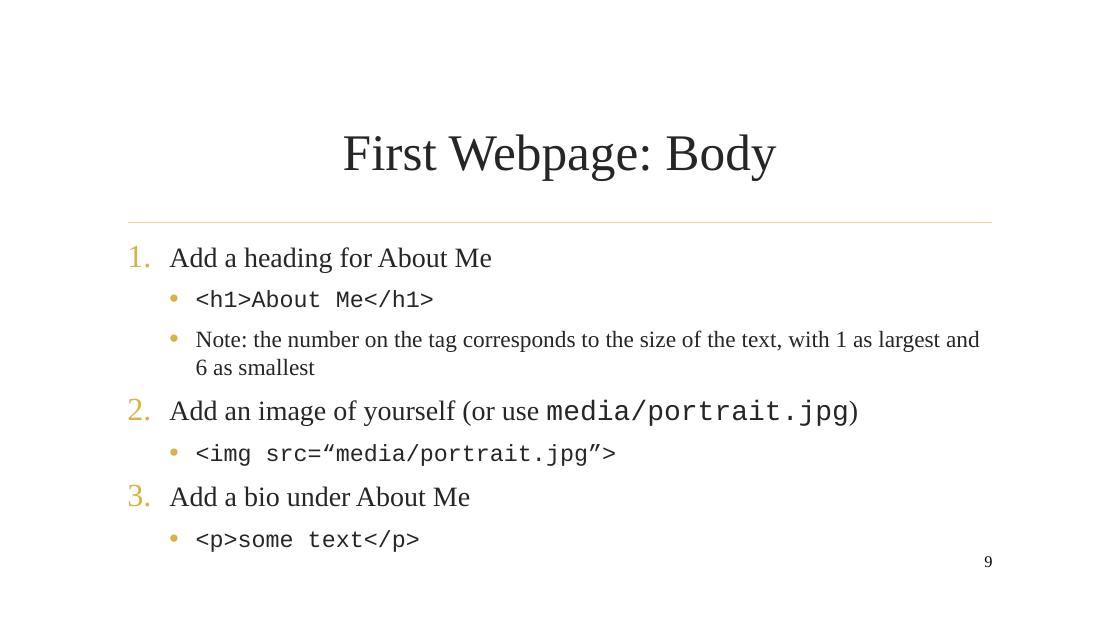
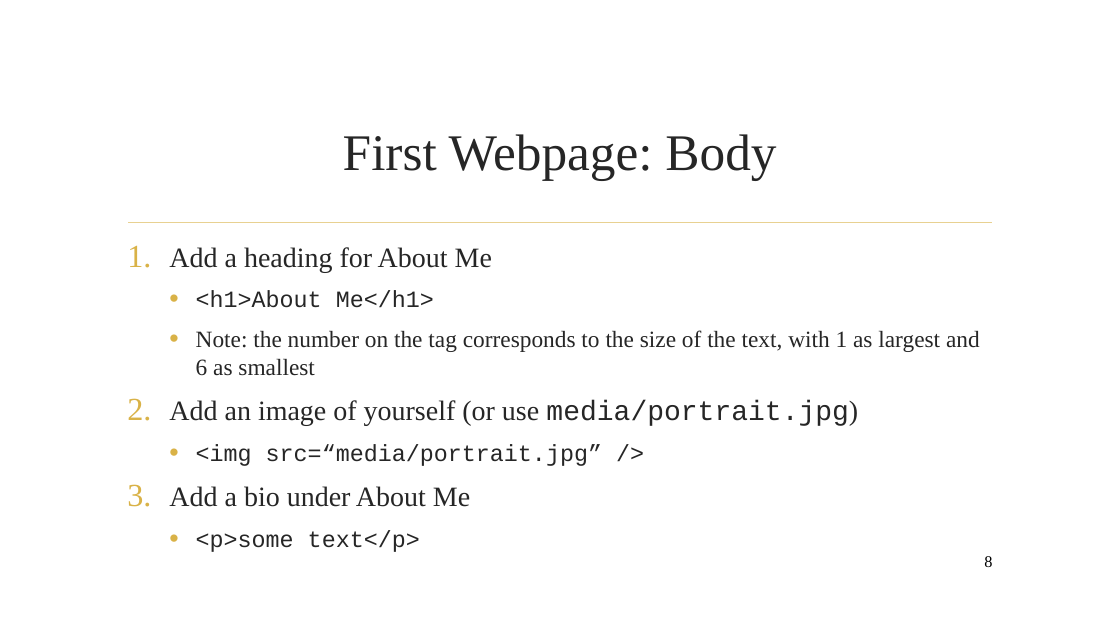
Before and after one commit to AADeLucia/beginner_web_tutorial, a slide deck: slide 8 of website_tutorial_beginner.pptx (slide 9 before the commit). Drawn at 1120x630 pixels with LibreOffice and Linux fonts; fonts in the diff are those of the drawing; background and template pictures are left out. Boxes give left, top, right and bottom in pixels: in the first picture for what was removed or moved away, otherwise in the second. Text is boxed around its words. In the diff, an @@ line names an element or a change of style, - is before the commit and + after.

```diff
--- a/website_tutorial_beginner.pptx
+++ b/website_tutorial_beginner.pptx
@@ text at <box>196,444,602,466</box>: text changed @@
-  • <img src=“media/portrait.jpg”>
+  • <img src=“media/portrait.jpg” />
@@ page number at <box>984,556,992,567</box>: text changed @@
-9
+8
```
Also in this commit, not shown: 5 other slides changed, 2 slides added, 1 slide removed, 3 other files.
